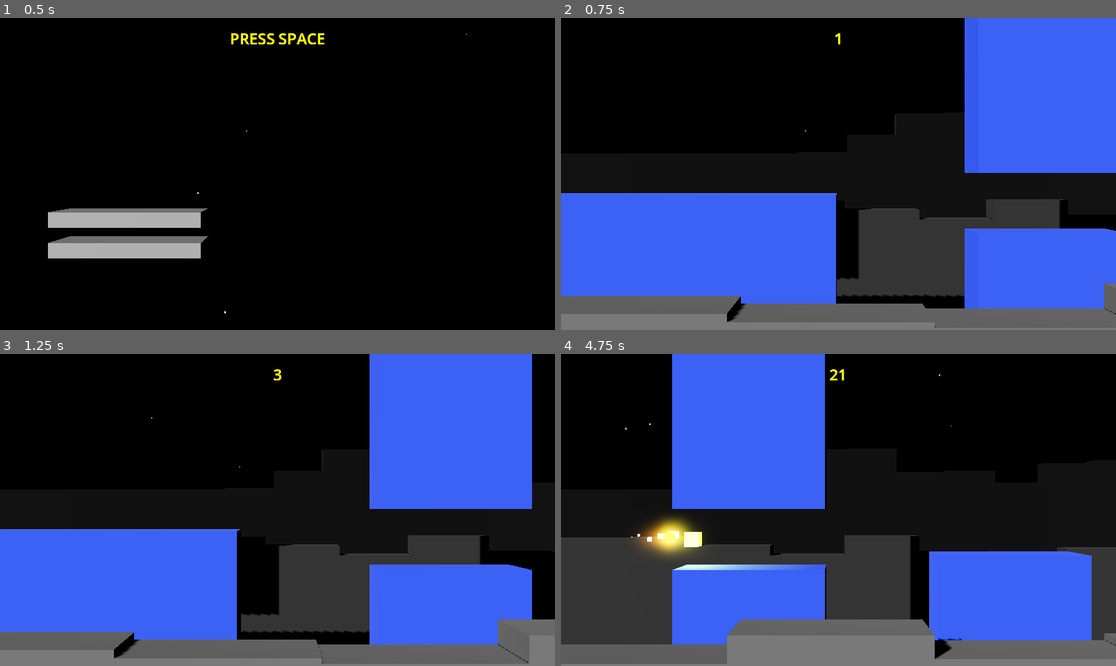
Above: before the commit, frames 1-4 (two rows, left to right).
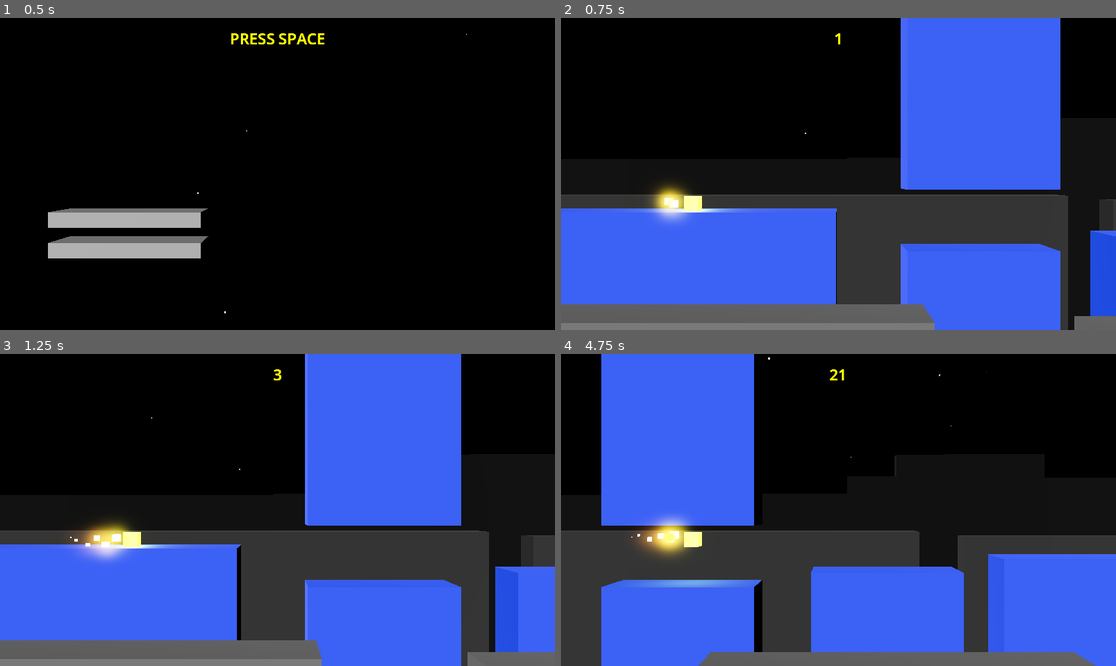
Above: after the commit, the same moments.

Repository: wangbinyq/prototypes
Game: Godot game, scene res://runner/runner.tscn
Same seed, same stepped clock (60 frames per second), same inputs: the game is played once before the commit and once after it.
Inputs (mouse positions are in pixels of both pictures, inside the frame that each line leads up to):
- Up to frame 1 (0.5 s): no input
- Up to frame 2 (0.75 s): tap Space at 0.5 s; move the mouse to (960, 158) at 0.52 s; hold Right (ui_right) from 0.53 s (still down); tap Enter (ui_accept) at 0.6 s; click (960, 158) at 0.67 s
- Up to frame 3 (1.25 s): keep holding Right (ui_right); tap Enter (ui_accept) at 0.77, 1.07 s
- Up to frame 4 (4.75 s): move the mouse to (727, 525) at 1.27 s; release Right (ui_right) at 1.28 s; hold Left (ui_left) 1.28-2.03 s; tap Enter (ui_accept) at 1.35, 1.52, 1.82, 2.1, 2.85, 3.02, 3.32, 3.6, 3.77, 4.07, 4.35, 4.52 s; click (727, 525) at 1.42 s; move the mouse to (894, 441) at 2.02 s; hold Right (ui_right) 2.03-3.53 s; click (894, 441) at 2.17 s; move the mouse to (810, 572) at 2.77 s; click (810, 572) at 2.92 s; move the mouse to (1005, 556) at 3.52 s; hold Left (ui_left) from 3.53 s (still down); click (1005, 556) at 3.67 s; move the mouse to (672, 463) at 4.27 s; click (672, 463) at 4.42 s

Frame 1 is identical in both runs. In frame 2, 28% of the frame differs, in the area x 0-100%, y 0-100%; in frame 3, 31%; in frame 4, 39%.

Commit message:
feat(runner): implement gap-based obstacle generation and runner positioning
- Add `extents` export to Runner for collision boundaries
- Modify `start_new_game` to accept obstacle context and position runner within safe gap
- Introduce `GapSkylineObject` with gap-filling logic in scene
- Update `SkylineGenerator` to support gap objects and return first obstacle on game start
- Adjust generator parameters for better gap and sequence control
- Fix light shadow casting and refine skyline generator settings

Diff:
--- a/runner/runner.gd
+++ b/runner/runner.gd
@@ -2,6 +2,7 @@
 extends Node3D
 
 @export_range(0, 9e9) var start_speed_x := 5.0
+@export_range(0, 9e9) var extents := 0.5
 
 @onready var mesh := $Mesh as MeshInstance3D
 @onready var point_light = $OmniLight3D
@@ -9,15 +10,19 @@
 @onready var trail := $"Trail Particle" as GPUParticles3D
 
 var pos := Vector2.ZERO
+var current_obstacle: SkylineObject
 
 func _ready() -> void:
 	mesh.hide()
 	point_light.hide()
 	trail.emitting = false
 
-func start_new_game():
-	pos = Vector2.ZERO
-	position = Vector3.ZERO
+func start_new_game(obstacle: SkylineObject):
+	current_obstacle = obstacle
+	while current_obstacle.max_x < extents:
+		current_obstacle = current_obstacle.next
+	pos = Vector2(0, current_obstacle.gap_y.min + extents)
+	position = Vector3(pos.x, pos.y, 0)
 	mesh.show()
 	point_light.show()
 	trail.emitting = true
--- a/runner/runner.tscn
+++ b/runner/runner.tscn
@@ -98,7 +98,6 @@
 
 [node name="DirectionalLight3D" type="DirectionalLight3D" parent="."]
 transform = Transform3D(0.866025, 0.17101, -0.469846, 0, 0.939693, 0.34202, 0.5, -0.296198, 0.813798, 0, 0, 0)
-shadow_enabled = true
 sky_mode = 1
 
 [node name="Camera3D" type="Camera3D" parent="."]
@@ -210,13 +209,20 @@
 mesh = SubResource("BoxMesh_322il")
 skeleton = NodePath("../../..")
 
-[node name="ObstacleGenerator" type="Node3D" parent="." node_paths=PackedStringArray("objects")]
+[node name="GapSkylineObject" type="Node3D" parent="SkylineObjects"]
+script = ExtResource("4_j4rbn")
+extents = 5.0
+gap_y_min = -100.0
+gap_y_max = 100.0
+
+[node name="ObstacleGenerator" type="Node3D" parent="." node_paths=PackedStringArray("objects", "gap_object")]
 script = ExtResource("5_otjrf")
 objects = [NodePath("../SkylineObjects/ObstacleSkylineObject"), NodePath("../SkylineObjects/ObstacleSkylineObject2")]
 altitude_min = -2.0
 altitude_max = 2.0
-gap_length_max = 10.0
-sequence_length_max = 10.0
+gap_length_max = 5.0
+sequence_length_max = 5.0
+gap_object = NodePath("../SkylineObjects/GapSkylineObject")
 metadata/_custom_type_script = "uid://duonkkwcf7kt6"
 
 [node name="SkylineGenerators" type="Node3D" parent="."]
@@ -227,6 +233,7 @@
 distance = -80.0
 altitude_min = 5.0
 altitude_max = 15.0
+sequence_length_max = 30.0
 metadata/_custom_type_script = "uid://duonkkwcf7kt6"
 
 [node name="Midground" type="Node3D" parent="SkylineGenerators" node_paths=PackedStringArray("objects")]
@@ -235,6 +242,10 @@
 distance = -40.0
 altitude_min = -5.0
 altitude_max = 1.0
+gap_length_min = 2.0
+gap_length_max = 10.0
+sequence_length_min = 20.0
+sequence_length_max = 60.0
 metadata/_custom_type_script = "uid://duonkkwcf7kt6"
 
 [node name="Foreground" type="Node3D" parent="SkylineGenerators" node_paths=PackedStringArray("objects")]
@@ -243,4 +254,7 @@
 distance = 10.0
 altitude_min = -6.0
 altitude_max = -4.0
-metadata/_custom_type_script = "uid://duonkkwcf7kt6"
+gap_length_min = 1.0
+gap_length_max = 30.0
+sequence_length_max = 30.0
+metadata/_custom_type_script = "uid://duonkkwcf7kt6"
--- a/runner/runner_game.gd
+++ b/runner/runner_game.gd
@@ -17,8 +17,8 @@
 
 func start_new_game():
 	tracking_camera.start_new_game()
-	runner.start_new_game()
-	obstacle_generator.start_new_game(tracking_camera)
+	runner.start_new_game(obstacle_generator.start_new_game(tracking_camera))
+	tracking_camera.track(runner.position)
 	for generator in skyline_generators:
 		generator.start_new_game(tracking_camera)
 	is_playing = true
--- a/runner/skyline_generator.gd
+++ b/runner/skyline_generator.gd
@@ -10,6 +10,8 @@
 @export var gap_length_max: float
 @export var sequence_length_min: float
 @export var sequence_length_max: float
+
+@export var gap_object: SkylineObject
 
 var altitude: FloatRange:
 	get:
@@ -46,7 +48,7 @@
 		rightmost = next
 		end_position = rightmost.place_after(end_position)
 
-func start_new_game(view: TrackingCamera):
+func start_new_game(view: TrackingCamera) -> SkylineObject:
 	while leftmost != null:
 		leftmost = leftmost.recycle()
 	var visible_x = view.visible_x(distance).grow_extents(BORDER)
@@ -57,8 +59,15 @@
 	rightmost = leftmost
 	end_position = rightmost.place_after(end_position)
 	fill_view(view)
+	return leftmost
 
 func start_new_sequence(gap: float, sequence: float):
+	if gap_object != null:
+		var next = gap_object.get_instance()
+		rightmost.next = next
+		rightmost = next
+		add_child(rightmost)
+		rightmost.fill_gap(end_position, gap)
 	end_position.x += gap
 	end_position.y = altitude.rand
 	sequence_end_x = end_position.x + sequence
--- a/runner/skyline_object.gd
+++ b/runner/skyline_object.gd
@@ -39,3 +39,8 @@
 	var n = next;
 	next = null
 	return n
+
+func fill_gap(pos: Vector3, gap: float):
+	extents = gap * 0.5
+	pos.x += extents
+	position = pos
